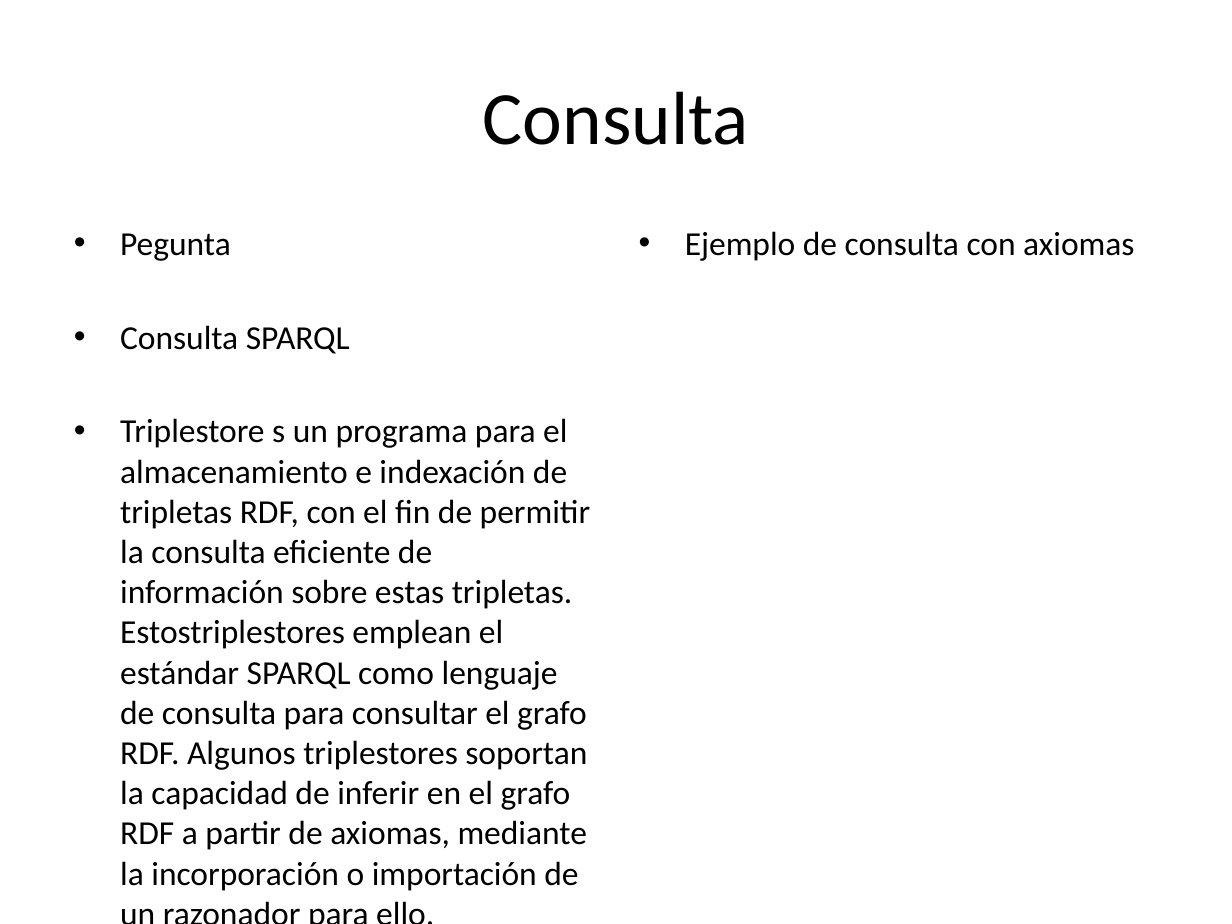
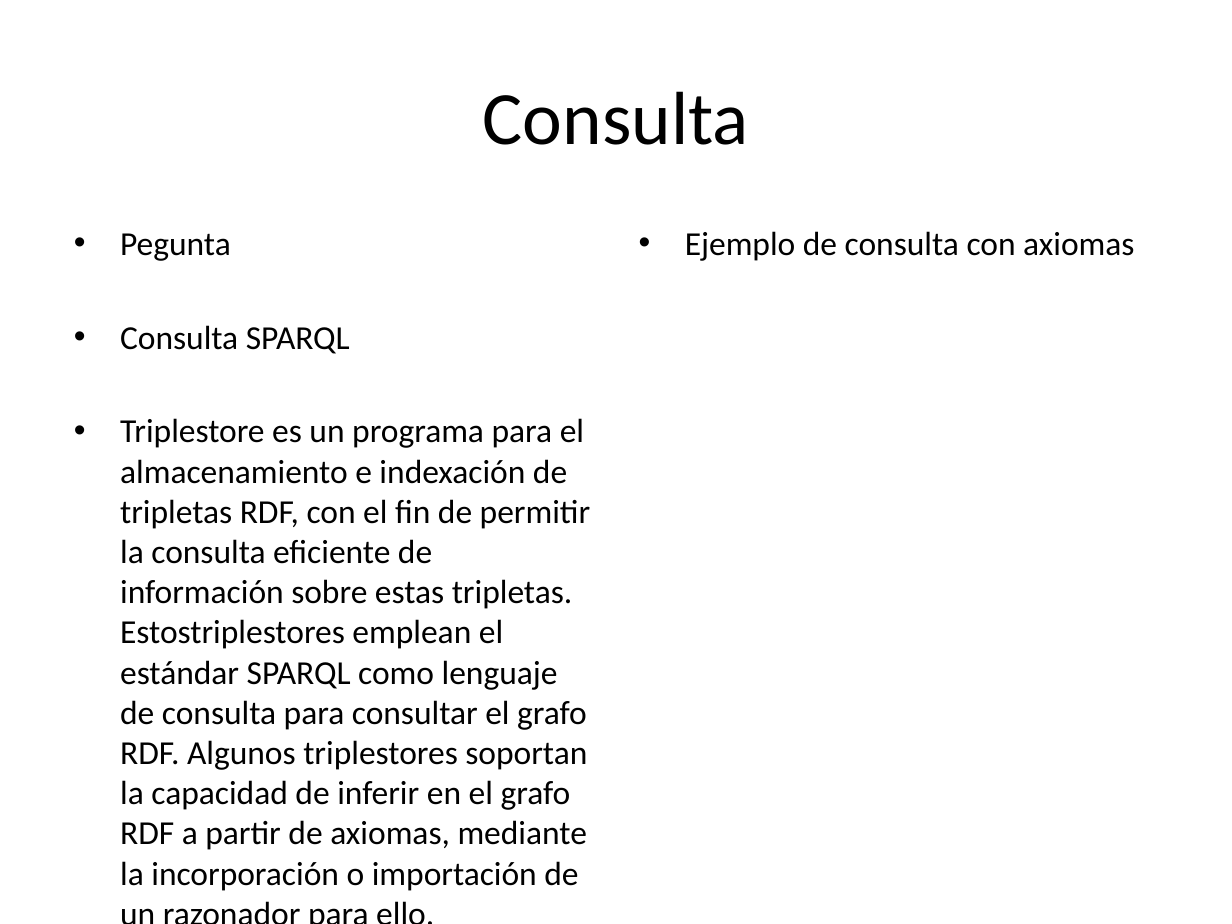
Before and after one commit to eriknovic/mi-proyecto-erik, a slide deck: slide 23 of Presentación SWLOD/SWLOD_Erik.pptx. Drawn at 1232x924 pixels with LibreOffice and Linux fonts; fonts in the diff are those of the drawing. Boxes give left, top, right and bottom in pixels: in the first picture for what was removed or moved away, otherwise in the second. Text is boxed around its words. In the diff, an @@ line names an element or a change of style, - is before the commit and + after.

Commit message:
Detalles de la presentación

```diff
--- a/Presentación SWLOD/SWLOD_Erik.pptx
+++ b/Presentación SWLOD/SWLOD_Erik.pptx
@@ text at (120,418,591,891): text changed @@
-• Triplestore s un programa para el almacenamiento e indexación de tripletas RDF, con el fin de permitir la consulta eficiente de información sobre estas tripletas. Estostriplestores emplean el estándar SPARQL como lenguaje de consulta para consultar el grafo RDF. Algunos triplestores soportan la capacidad de inferir en el grafo RDF a partir de axiomas, mediante la incorporación o importación de un razonador para ello.
+• Triplestore es un programa para el almacenamiento e indexación de tripletas RDF, con el fin de permitir la consulta eficiente de información sobre estas tripletas. Estostriplestores emplean el estándar SPARQL como lenguaje de consulta para consultar el grafo RDF. Algunos triplestores soportan la capacidad de inferir en el grafo RDF a partir de axiomas, mediante la incorporación o importación de un razonador para ello.
```
Also in this commit, not shown: 17 other files.
